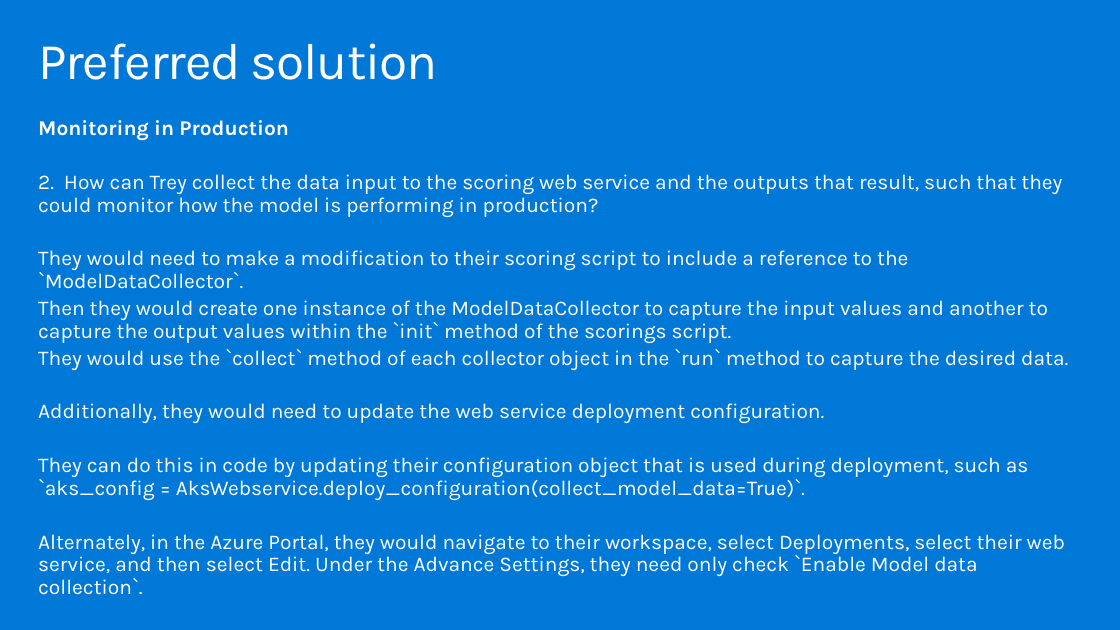
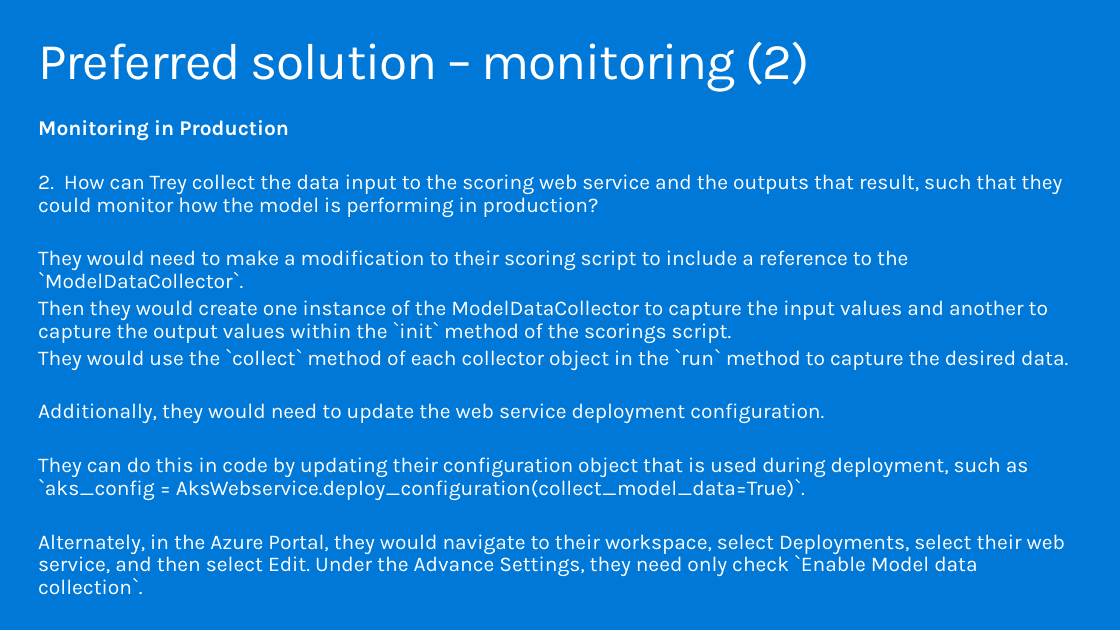
Before and after one commit to tiagoh/MCW-ML-Ops-1Day, a slide deck: slide 26 of Whiteboard design session/WDS trainer presentation - MLOps.pptx. Drawn at 1120x630 pixels with LibreOffice and Linux fonts; fonts in the diff are those of the drawing. Boxes give left, top, right and bottom in pixels: in the first picture for what was removed or moved away, otherwise in the second. Text is boxed around its words. In the diff, an @@ line names an element or a change of style, - is before the commit and + after.

```diff
--- a/Whiteboard design session/WDS trainer presentation - MLOps.pptx
+++ b/Whiteboard design session/WDS trainer presentation - MLOps.pptx
@@ title at <box>38,41,810,91</box>: text changed @@
-Preferred solution
+Preferred solution – monitoring (2)
```
Also in this commit, not shown: 18 other slides changed, 1 other file.
